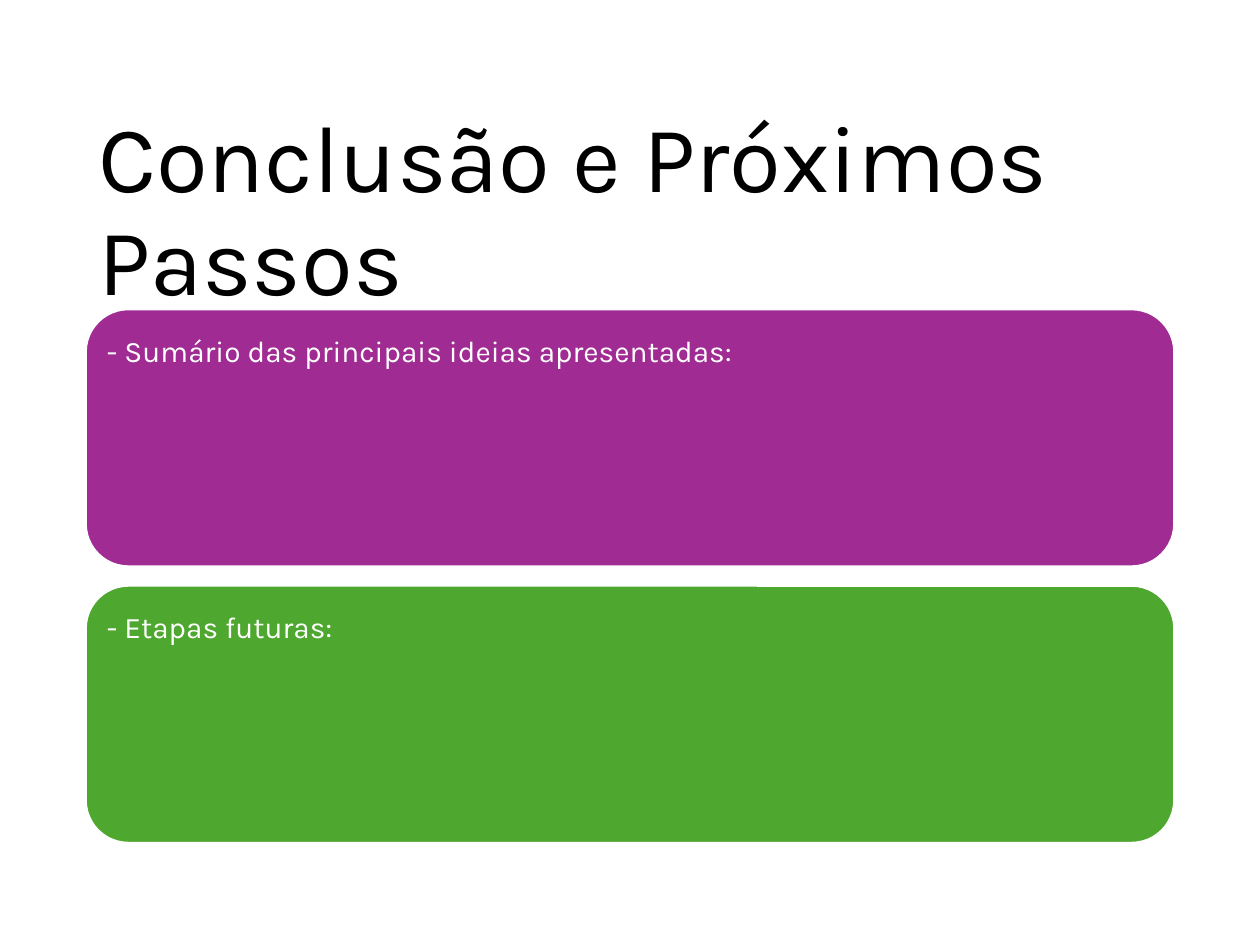
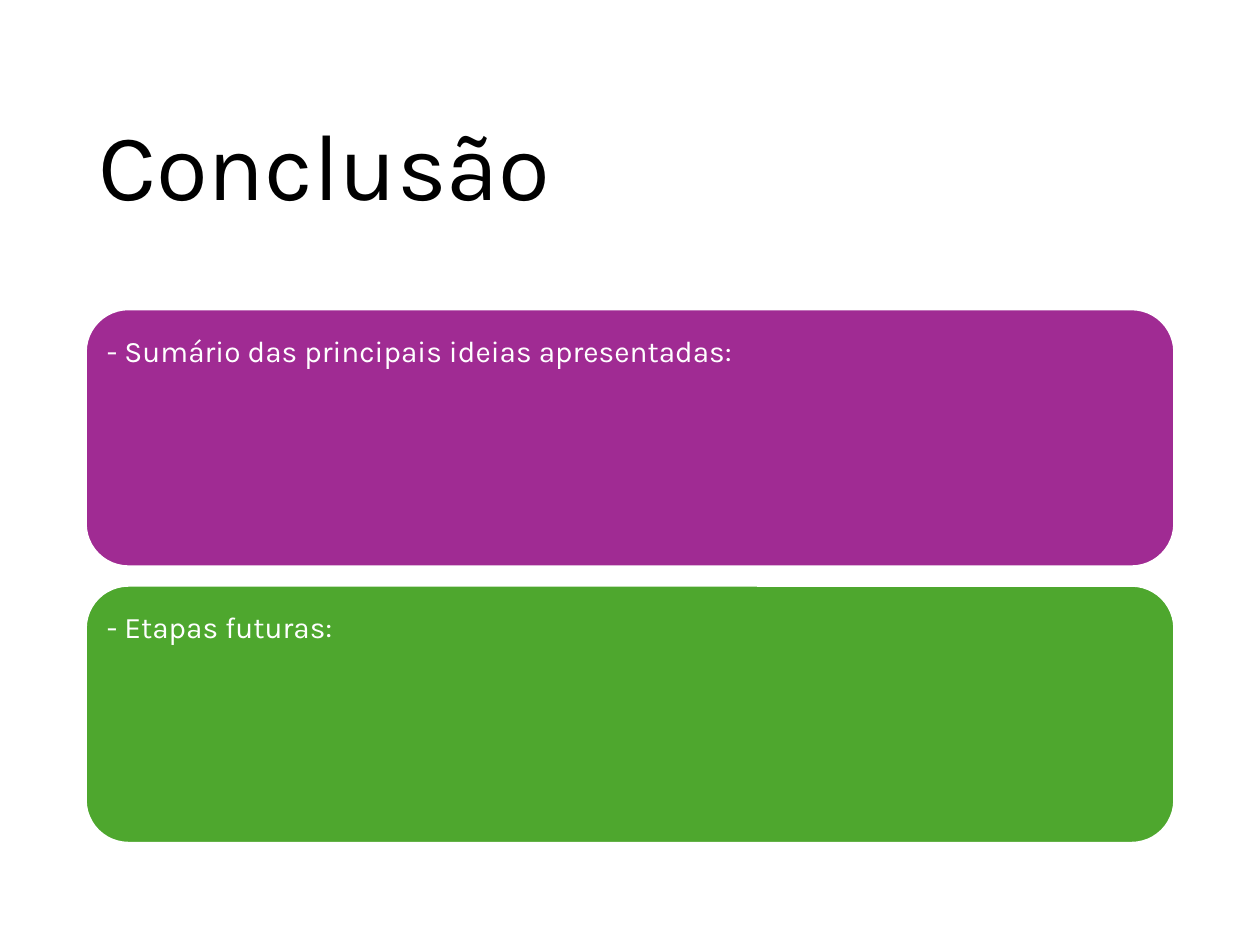
Before and after one commit to ProjetosALVF/ALVF_ProspeccaoGestao_TI, a slide deck: slide 50 of ALVF_AnalisePropostas_TI_DiretoriaExecutiva_Fev_2025/Apresentação_Estrutura_SI_ALVF.pptx (slide 45 before the commit). Drawn at 1260x945 pixels with LibreOffice and Linux fonts; fonts in the diff are those of the drawing. Boxes give left, top, right and bottom in pixels: in the first picture for what was removed or moved away, otherwise in the second. Text is boxed around its words. In the diff, an @@ line names an element or a change of style, - is before the commit and + after.

```diff
--- a/ALVF_AnalisePropostas_TI_DiretoriaExecutiva_Fev_2025/Apresentação_Estrutura_SI_ALVF.pptx
+++ b/ALVF_AnalisePropostas_TI_DiretoriaExecutiva_Fev_2025/Apresentação_Estrutura_SI_ALVF.pptx
@@ title at [98,135,550,201]: text changed @@
-Conclusão e Próximos Passos
+Conclusão
```
Also in this commit, not shown: 12 other slides changed, 5 slides added, 2 other files.
